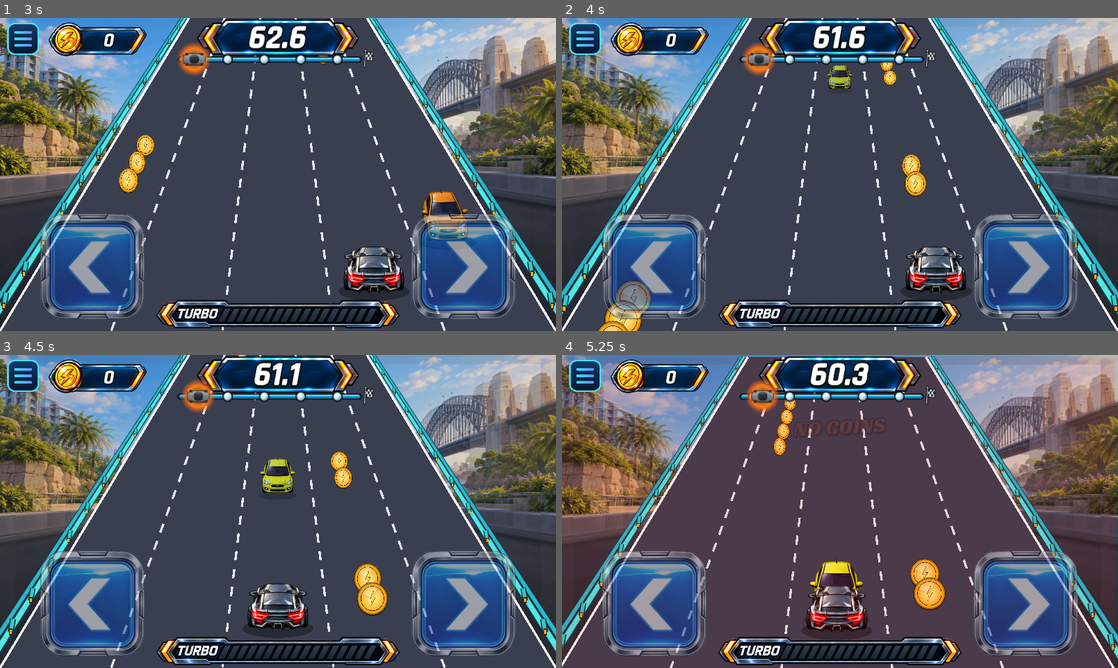
Above: before the commit, frames 1-4 (two rows, left to right).
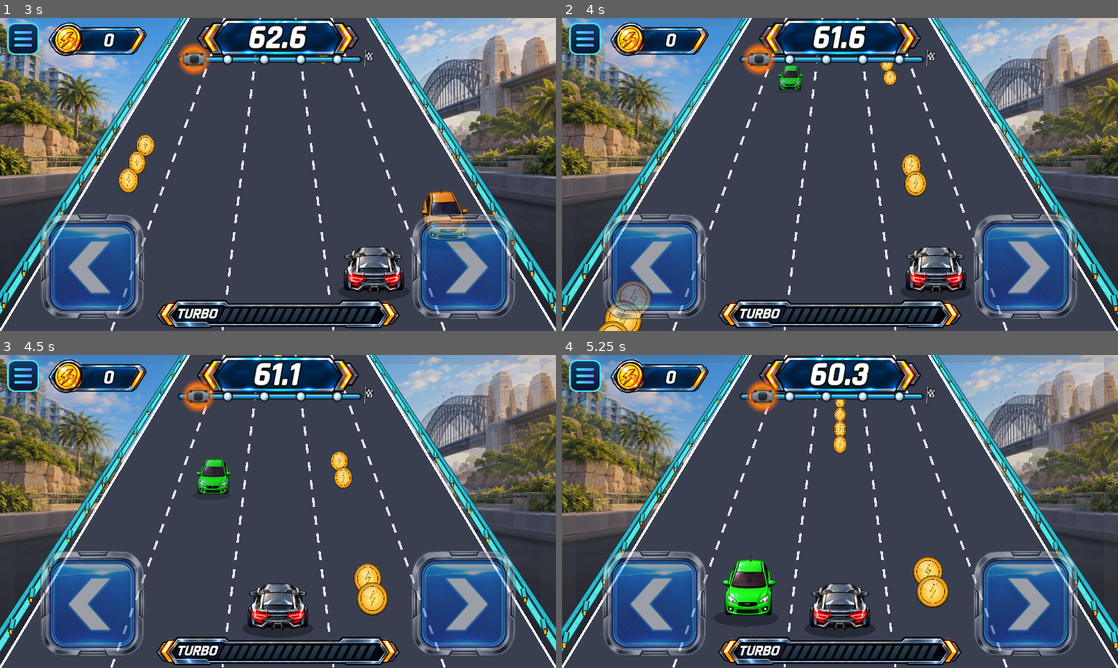
Above: after the commit, the same moments.

Repository: kjs8806/swerve
Game: Godot game, scene res://scenes/Main.tscn
Same seed, same stepped clock (60 frames per second), same inputs: the game is played once before the commit and once after it. Sound files missing from this copy of the repository are replaced by a short silence.
Inputs:
- Up to frame 1 (3 s): click "START RACE" at 0.5 s; tap Enter at 1.25, 1.35, 2.3, 2.85 s; hold Right 1.28-2.03 s; tap Space at 1.52, 1.55, 1.82, 2.1, 2.27, 2.57 s; hold Left 2.03-2.78 s; hold Right from 2.78 s (still down)
- Up to frame 2 (4 s): keep holding Right; tap Space at 3.05, 3.77 s; tap Enter at 3.6 s
- Up to frame 3 (4.5 s): tap Space at 4.07, 4.35 s; release Right at 4.28 s; hold Left from 4.28 s (still down)
- Up to frame 4 (5.25 s): keep holding Left; tap Space at 4.52, 4.82 s; tap Enter at 5.1 s

Frame 1 is identical in both runs. In frame 2, 0.5% of the frame differs, in the area x 38-53%, y 14-23%; in frame 3, 1.1%; in frame 4, 24%, in the area x 0-100%, y 0-100%.

Commit message:
Add oil/ice patches, wind gusts, and EMP zones with counter parts
Oil and ice patches turn a lane change into a slowed slide for a beat
after crossing one; Grip Tires negates it entirely. Wind gusts
periodically shove the player toward a lane edge in open/bridge-themed
levels unless countered by swerving into the push, or negated outright
by Stabilizer. EMP zones disable and zero the turbo gauge for a few
seconds and block charging (including through invincibility, since
that's the one hazard meant to catch a turbo run); Faraday Coil cuts
the disable time by 70%.

Rolls out slick_chance starting at London, emp_chance starting at
Mumbai, and wind on Sydney and New York's bridge-themed backdrops,
ramping toward the Impossible level. Adds real art for all three
hazards; the three new part icons are procedural placeholders pending
an AI art regeneration once image quota resets.

Co-Authored-By: Claude Sonnet 5 <noreply@anthropic.com>
Claude-Session: https://claude.ai/code/session_01QqagUjceaYyhY4xqvSyKnT

Diff:
--- a/godot/levels/level_01_sydney.tres
+++ b/godot/levels/level_01_sydney.tres
@@ -24,3 +24,6 @@
 coin_interval_max = 1.25
 coin_run_min = 2
 coin_run_max = 4
+wind_enabled = true
+wind_gust_interval_min = 9.0
+wind_gust_interval_max = 13.0
--- a/godot/levels/level_04_london.tres
+++ b/godot/levels/level_04_london.tres
@@ -22,3 +22,4 @@
 coin_interval_max = 1.75
 coin_run_min = 1
 coin_run_max = 4
+slick_chance = 0.05
--- a/godot/levels/level_05_singapore.tres
+++ b/godot/levels/level_05_singapore.tres
@@ -22,3 +22,4 @@
 coin_interval_max = 1.9
 coin_run_min = 1
 coin_run_max = 3
+slick_chance = 0.07
--- a/godot/levels/level_06_new_york.tres
+++ b/godot/levels/level_06_new_york.tres
@@ -22,3 +22,7 @@
 coin_interval_max = 2.0
 coin_run_min = 1
 coin_run_max = 3
+slick_chance = 0.08
+wind_enabled = true
+wind_gust_interval_min = 6.0
+wind_gust_interval_max = 9.0
--- a/godot/levels/level_07_dubai.tres
+++ b/godot/levels/level_07_dubai.tres
@@ -22,3 +22,4 @@
 coin_interval_max = 2.1
 coin_run_min = 1
 coin_run_max = 3
+slick_chance = 0.10
--- a/godot/levels/level_08_mumbai.tres
+++ b/godot/levels/level_08_mumbai.tres
@@ -22,3 +22,5 @@
 coin_interval_max = 2.2
 coin_run_min = 1
 coin_run_max = 3
+slick_chance = 0.11
+emp_chance = 0.04
--- a/godot/levels/level_09_hong_kong.tres
+++ b/godot/levels/level_09_hong_kong.tres
@@ -22,3 +22,5 @@
 coin_interval_max = 2.3
 coin_run_min = 1
 coin_run_max = 3
+slick_chance = 0.12
+emp_chance = 0.05
--- a/godot/levels/level_10_tokyo.tres
+++ b/godot/levels/level_10_tokyo.tres
@@ -22,3 +22,5 @@
 coin_interval_max = 2.4
 coin_run_min = 1
 coin_run_max = 2
+slick_chance = 0.13
+emp_chance = 0.06
--- a/godot/levels/level_11_impossible.tres
+++ b/godot/levels/level_11_impossible.tres
@@ -28,3 +28,5 @@
 coin_run_max = 1
 fog_density = 1.0
 fog_color = Color(0.38, 0.3, 0.5, 1.0)
+slick_chance = 0.15
+emp_chance = 0.08
--- a/godot/scripts/LevelConfig.gd
+++ b/godot/scripts/LevelConfig.gd
@@ -33,6 +33,21 @@
 @export_range(0.0, 1.0) var fog_density: float = 0.0
 @export var fog_color: Color = Color(0.55, 0.58, 0.66)
 
+@export_group("Slick & EMP hazards")
+# Independent spawn odds, rolled alongside hazard_chance - kept low since
+# each one is a distinct control/economy disruption on top of the normal
+# hazard/traffic mix, not a replacement for it. 0 disables that hazard type.
+@export_range(0.0, 1.0) var slick_chance: float = 0.0
+@export_range(0.0, 1.0) var emp_chance: float = 0.0
+
+@export_group("Wind")
+# Periodic sideways gusts on open/bridge-themed levels - a countered gust
+# (swerving away from the push) or the Stabilizer part prevents the forced
+# lane shift; an uncountered one shoves the player one lane over.
+@export var wind_enabled: bool = false
+@export var wind_gust_interval_min: float = 6.0
+@export var wind_gust_interval_max: float = 10.0
+
 
 func difficulty_at(elapsed: float) -> float:
 	return clampf(elapsed / maxf(obstacle_ramp_seconds, 0.1), 0.0, 1.0)
--- a/godot/scripts/PartCatalog.gd
+++ b/godot/scripts/PartCatalog.gd
@@ -25,6 +25,9 @@
 	{"id":"nightvision_visor", "name":"NightVision Visor", "price":110, "rarity":"TUNED", "ability":"nightvision", "description":"Cuts fog and rain obstruction in half.", "icon_path":"res://assets/hud/parts/nightvision-visor.png"},
 	{"id":"slipstream_coil", "name":"Slipstream Coil", "price":120, "rarity":"TUNED", "ability":"near_miss_charge", "description":"Near misses fill 25% turbo instead of 20%.", "icon_path":"res://assets/hud/parts/slipstream-coil.png"},
 	{"id":"impact_reserve", "name":"Impact Reserve", "price":140, "rarity":"PROTOTYPE", "ability":"turbo_retention", "description":"Keeps half of your turbo charge when a collision breaks the combo.", "icon_path":"res://assets/hud/parts/impact-reserve.png"},
+	{"id":"grip_tires", "name":"Grip Tires", "price":85, "rarity":"STANDARD", "ability":"grip_tires", "description":"Ignores oil and ice patches entirely.", "icon_path":"res://assets/hud/parts/grip-tires.png"},
+	{"id":"stabilizer", "name":"Stabilizer", "price":115, "rarity":"TUNED", "ability":"stabilizer", "description":"Wind gusts never force you off your line.", "icon_path":"res://assets/hud/parts/stabilizer.png"},
+	{"id":"faraday_coil", "name":"Faraday Coil", "price":135, "rarity":"PROTOTYPE", "ability":"faraday_coil", "description":"Cuts EMP disable time by 70%.", "icon_path":"res://assets/hud/parts/faraday-coil.png"},
 ]
 
 
--- a/godot/scripts/Race.gd
+++ b/godot/scripts/Race.gd
@@ -124,6 +124,31 @@
 const FOG_MAX_COVERAGE := 0.66
 const FOG_FEATHER := 0.10
 const FOG_MAX_ALPHA := 0.98
+
+# Slick patches (oil/ice) are their own obstacle kind, not a HAZARD_TEXTURES
+# variant - crossing one is a control debuff (a slowed "slide" lane change),
+# never a coin-loss collision, so it needs its own resolution branch.
+const SLICK_SLIDE_DURATION := 1.6
+const SLICK_SLIDE_LANE_MULT := 2.6
+const SLICK_DRAW_SCALES: Array[float] = [0.30, 0.30]
+const SLICK_TEXTURES := [
+	preload("res://assets/obstacles/oil-slick-hd.png"),
+	preload("res://assets/obstacles/ice-patch-hd.png"),
+]
+
+# EMP zones knock the turbo gauge fully offline (deactivating turbo if it was
+# running, zeroing the gauge, and blocking all charging) for their duration -
+# a harsher, more targeted disruption than a normal hazard's speed penalty.
+const EMP_DURATION := 3.5
+const EMP_DRAW_SCALE := 0.30
+const TEX_EMP_ZONE := preload("res://assets/obstacles/emp-zone-hd.png")
+
+# Wind gusts are a periodic sideways push rather than a lane-based obstacle:
+# swerving away from the push direction at any point during a gust counters
+# it; otherwise it shoves the player one lane over when it ends. The visual
+# sway is purely cosmetic feedback for how close the gust is to landing.
+const WIND_GUST_DURATION := 2.6
+const WIND_SWAY_MAX := 0.34
 
 enum State { READY, PLAYING, PAUSED, WIN, LOSE }
 
@@ -161,6 +186,13 @@
 var phantom_differential_used := false
 var clean_lane_changes := 0
 var collected_coin_count := 0
+var slide_t: float = 0.0
+var emp_t: float = 0.0
+var wind_timer: float = 0.0
+var wind_active: bool = false
+var wind_direction: float = 1.0
+var wind_gust_t: float = 0.0
+var wind_countered: bool = false
 
 var elapsed_t: float = 0.0
 var lane_change_lock_until: int = 0
@@ -546,6 +578,12 @@
 	phantom_differential_used = false
 	clean_lane_changes = 0
 	collected_coin_count = 0
+	slide_t = 0.0
+	emp_t = 0.0
+	wind_active = false
+	wind_gust_t = 0.0
+	wind_countered = false
+	wind_timer = randf_range(active_level.wind_gust_interval_min, active_level.wind_gust_interval_max) if active_level.wind_enabled else 0.0
 	overlay.visible = false
 	menu_actions.visible = false
 	overlay_button.visible = true
@@ -647,6 +685,31 @@
 	shake_t = maxf(shake_t, SHAKE_DURATION * 0.45)
 	popup_combo("TURBO HIT!", TURBO_IMPACT_SPARK_COLOR)
 	_audio_call(&"collision", [obstacle["kind"] == "hazard"])
+
+
+# A pure control debuff, not damage - no coin loss, no speed penalty, no
+# combo reset. Grip Tires makes it a complete non-event (still worth calling
+# out positively so the part visibly earns its keep).
+func _trigger_slick_slide(impact_pos: Vector2, impact_scale: float) -> void:
+	_spawn_spark(impact_pos, impact_scale, NEAR_MISS_FX_DURATION, Color(0.55, 0.8, 1.0))
+	if _has_part("grip_tires"):
+		popup_combo("GRIP!", Color(0.4, 1.0, 0.6))
+		return
+	slide_t = SLICK_SLIDE_DURATION
+	popup_combo("SLICK!", Color(0.55, 0.8, 1.0))
+	_audio_call(&"collision", [true])
+
+
+# Knocks turbo fully offline - deactivates it if running, drains the gauge,
+# and blocks all charging for the duration - rather than a speed/coin hit.
+# Faraday Coil cuts the disable window down instead of negating it outright.
+func _trigger_emp(impact_pos: Vector2, impact_scale: float) -> void:
+	_spawn_spark(impact_pos, impact_scale, NEAR_MISS_FX_DURATION, Color(0.4, 0.75, 1.0))
+	_deactivate_turbo()
+	turbo_gauge = 0.0
+	emp_t = EMP_DURATION * (0.3 if _has_part("faraday_coil") else 1.0)
+	popup_combo("EMP HIT!", Color(0.4, 0.75, 1.0))
+	_audio_call(&"collision", [true])
 
 
 func popup_combo(text: String, color: Color) -> void:
@@ -702,6 +765,9 @@
 	if now < lane_change_lock_until:
 		return
 	lane_change_lock_until = now + (75 if _has_part("vector_wheel") else 90)
+	if wind_active and not wind_countered and dir == -wind_direction:
+		wind_countered = true
+		popup_combo("HELD STEADY!", Color(0.55, 0.85, 1.0))
 	var target: int = clampi(player_lane + dir, 0, LANES - 1)
 	if target == player_lane:
 		return
@@ -784,17 +850,36 @@
 	for lane in free_lanes:
 		if spawned.size() >= count:
 			break
-		var is_hazard := randf() < active_level.hazard_chance_at(time)
+		var kind_and_variant := _roll_obstacle_kind()
 		var candidate := {
 			"lane": lane, "p": 0.0, "resolved": false,
 			"dodged": false, "was_near": false,
-			"kind": "hazard" if is_hazard else "traffic",
-			"variant": randi() % (HAZARD_TEXTURES.size() if is_hazard else TRAFFIC_ANGLE_SHEETS.size()),
+			"kind": kind_and_variant["kind"], "variant": kind_and_variant["variant"],
 		}
 		if _obstacle_path_is_clear(candidate, spawned):
 			spawned.append(candidate)
 
 	obstacles.append_array(spawned)
+
+
+# EMP and slick each get their own independent roll on top of the normal
+# hazard/traffic split, so they read as occasional disruptions layered onto
+# the base mix rather than replacing it. Order (emp, slick, hazard, traffic)
+# just partitions one random roll into four bands.
+func _roll_obstacle_kind() -> Dictionary:
+	var roll := randf()
+	var emp_p := active_level.emp_chance
+	var slick_p := active_level.slick_chance
+	var hazard_p := active_level.hazard_chance_at(time)
+	if roll < emp_p:
+		return {"kind": "emp", "variant": 0}
+	roll -= emp_p
+	if roll < slick_p:
+		return {"kind": "slick", "variant": randi() % SLICK_TEXTURES.size()}
+	roll -= slick_p
+	if roll < hazard_p:
+		return {"kind": "hazard", "variant": randi() % HAZARD_TEXTURES.size()}
+	return {"kind": "traffic", "variant": randi() % TRAFFIC_ANGLE_SHEETS.size()}
 
 
 func _obstacle_path_is_clear(candidate: Dictionary, same_wave: Array) -> bool:
@@ -824,6 +909,11 @@
 	if obstacle["kind"] == "hazard":
 		var variant: int = int(obstacle["variant"])
 		rendered_size = HAZARD_TEXTURES[variant].get_size() * scale_at(p) * HAZARD_DRAW_SCALES[variant]
+	elif obstacle["kind"] == "slick":
+		var variant: int = int(obstacle["variant"])
+		rendered_size = SLICK_TEXTURES[variant].get_size() * scale_at(p) * SLICK_DRAW_SCALES[variant]
+	elif obstacle["kind"] == "emp":
+		rendered_size = TEX_EMP_ZONE.get_size() * scale_at(p) * EMP_DRAW_SCALE
 	else:
 		var sheet: Texture2D = TRAFFIC_ANGLE_SHEETS[int(obstacle["variant"])]
 		rendered_size = Vector2(sheet.get_width() / float(VEHICLE_ANGLE_FRAME_COUNT), sheet.get_height()) * scale_at(p) * HD_VEHICLE_SCALE
@@ -879,6 +969,52 @@
 	_audio_call(&"set_turbo", [false])
 
 
+# ---------- Wind ----------
+# A gust either gets countered (the player swerves away from the push
+# direction at any point while it's active - see try_swerve) or, if it
+# expires uncountered, shoves the player one lane toward the push. The
+# Stabilizer part treats every gust as already countered.
+func _update_wind(dt: float) -> void:
+	if wind_active:
+		wind_gust_t = maxf(0.0, wind_gust_t - dt)
+		if wind_gust_t <= 0.0:
+			_resolve_wind_gust()
+		return
+	wind_timer -= dt
+	if wind_timer <= 0.0:
+		wind_active = true
+		wind_countered = false
+		wind_gust_t = WIND_GUST_DURATION
+		wind_direction = -1.0 if randi() % 2 == 0 else 1.0
+		popup_combo("WIND GUST!", Color(0.6, 0.85, 1.0))
+		_audio_call(&"wind_gust")
+
+
+func _resolve_wind_gust() -> void:
+	wind_active = false
+	wind_timer = randf_range(active_level.wind_gust_interval_min, active_level.wind_gust_interval_max)
+	if wind_countered or _has_part("stabilizer"):
+		return
+	var target: int = clampi(player_lane + int(wind_direction), 0, LANES - 1)
+	if target != player_lane:
+		lane_anim_from = player_lane_visual
+		player_lane = target
+		lane_anim_t = 0.0
+		popup_combo("GUST PUSHED YOU!", Color(1.0, 0.7, 0.3))
+		_audio_call(&"lane_changed")
+
+
+# Purely cosmetic - grows toward the push direction as the gust nears
+# resolution, giving a visual read on how close it is to shoving the player
+# over, but never touches player_lane_visual itself (collision math and the
+# lane-change animation both stay untouched).
+func _wind_sway() -> float:
+	if _has_part("stabilizer") or not wind_active or wind_countered:
+		return 0.0
+	var progress: float = 1.0 - wind_gust_t / WIND_GUST_DURATION
+	return wind_direction * WIND_SWAY_MAX * progress
+
+
 # ---------- Update ----------
 func _process(delta: float) -> void:
 	elapsed_t += delta
@@ -895,6 +1031,8 @@
 
 	if lane_anim_t < 1.0:
 		var lane_time := LANE_CHANGE_TIME * (0.82 if _has_part("vector_wheel") else 1.0)
+		if slide_t > 0.0 and not _has_part("grip_tires"):
+			lane_time *= SLICK_SLIDE_LANE_MULT
 		lane_anim_t = clampf(lane_anim_t + dt / lane_time, 0.0, 1.0)
 		player_lane_visual = lerp(lane_anim_from, float(player_lane), lane_anim_t)
 
@@ -902,12 +1040,19 @@
 		penalty_t = maxf(0.0, penalty_t - dt)
 	if boost_t > 0.0:
 		boost_t = maxf(0.0, boost_t - dt)
+	if slide_t > 0.0:
+		slide_t = maxf(0.0, slide_t - dt)
+	if emp_t > 0.0:
+		emp_t = maxf(0.0, emp_t - dt)
 
 	if is_turbo:
 		var drain := TURBO_DRAIN_PER_SEC / (1.35 if _has_part("turbo_dynamo") else 1.0)
 		turbo_gauge = maxf(0.0, turbo_gauge - drain * dt)
 		if turbo_gauge <= 0.0:
 			_deactivate_turbo()
+
+	if active_level.wind_enabled:
+		_update_wind(dt)
 
 	var speed := current_speed()
 	distance += speed * dt
@@ -929,7 +1074,20 @@
 			o["was_near"] = true
 
 		if o["p"] >= COLLIDE_AT and o["lane"] == player_lane:
-			if invincible:
+			if o["kind"] == "slick" or o["kind"] == "emp":
+				o["resolved"] = true
+				# Slick patches are a non-event under turbo (matching how
+				# invincible bypasses every other hazard), but EMP's entire
+				# purpose is to counter turbo/invincibility, so it has to be
+				# able to land regardless - otherwise the "anti-turbo"
+				# hazard could never actually catch a player using turbo.
+				if o["kind"] == "emp" or not invincible:
+					var effect_pos := Vector2(lane_x(o["lane"], o["p"]), row_y(o["p"]))
+					if o["kind"] == "slick":
+						_trigger_slick_slide(effect_pos, scale_at(o["p"]))
+					else:
+						_trigger_emp(effect_pos, scale_at(o["p"]))
+			elif invincible:
 				_launch_obstacle(o)
 			elif _has_part("phantom_differential") and not phantom_differential_used:
 				o["resolved"] = true
@@ -962,7 +1120,7 @@
 				popup_combo(callout["text"], Color(1.0, 0.78, 0.05))
 				_play_combo_badge_fx()
 				_audio_call(&"combo_increased", [combo])
-				if not is_turbo:
+				if not is_turbo and emp_t <= 0.0:
 					var charge_gain := ENHANCED_NEAR_MISS_TURBO_GAIN if _has_part("slipstream_coil") else NEAR_MISS_TURBO_GAIN
 					turbo_gauge = minf(TURBO_GAUGE_MAX, turbo_gauge + charge_gain)
 					if turbo_gauge >= TURBO_GAUGE_MAX:
@@ -1158,16 +1316,17 @@
 		var finish_p: float = 1.0 - remaining / FINISH_REVEAL_RANGE
 		draw_items.append({"p": finish_p, "cb": func(): _draw_finish_tape(finish_p)})
 
-	var px := lane_x(player_lane_visual, 1.0)
+	var visual_lane := player_lane_visual + _wind_sway()
+	var px := lane_x(visual_lane, 1.0)
 	var py := player_row_y()
 	var p_scale := scale_at(1.0) * 1.05
-	var player_rotation: float = _lane_visual_rotation(player_lane_visual, 1.0)
+	var player_rotation: float = _lane_visual_rotation(visual_lane, 1.0)
 	var turbo_now := is_turbo
 	var t_now := elapsed_t
 	draw_items.append({"p": 1.001, "cb": func():
 		if turbo_now:
 			_draw_flame_trail(Vector2(px, py), p_scale, t_now, player_rotation)
-		_draw_angle_sprite_on_road(TEX_PLAYER_ANGLE_SHEET, _angle_frame_for_lane(player_lane_visual), Vector2(px, py), p_scale * HD_VEHICLE_SCALE, 1.0, 0.34)
+		_draw_angle_sprite_on_road(TEX_PLAYER_ANGLE_SHEET, _angle_frame_for_lane(visual_lane), Vector2(px, py), p_scale * HD_VEHICLE_SCALE, 1.0, 0.34)
 	})
 
 	draw_items.sort_custom(func(a, b): return a["p"] < b["p"])
@@ -1197,6 +1356,8 @@
 		draw_rect(Rect2(Vector2.ZERO, sz), Color(1.0, 0.549, 0.078, 0.08 + pulse * 0.05))
 		draw_texture_rect(vignette_tex, Rect2(Vector2.ZERO, sz), false, Color(1, 1, 1, 0.35 + pulse * 0.25))
 	_draw_rain_overlay(sz)
+	if wind_active:
+		_draw_wind_overlay(sz)
 
 
 func _draw_rain_overlay(size: Vector2) -> void:
@@ -1238,6 +1399,39 @@
 			var x := fmod(fi * 173.3, size.x * 0.86) + size.x * 0.07
 			var y := fmod(fi * 91.7 + elapsed_t * (8.0 + fi), size.y * 0.78) + size.y * 0.06
 			draw_circle(Vector2(x, y), radius, Color(0.82, 0.91, 1.0, 0.10 * intensity), false, 0.8, true)
+
+
+# Horizontal streaks flowing in the push direction, plus a directional arrow
+# that both grow bolder as the gust nears resolution - a visual countdown to
+# "counter now or get shoved," independent of the car's own cosmetic sway.
+func _draw_wind_overlay(size: Vector2) -> void:
+	var progress: float = 1.0 - wind_gust_t / WIND_GUST_DURATION
+	var intensity: float = lerpf(0.25, 1.0, progress)
+	var dir := wind_direction
+	var wind_color := Color(0.75, 0.9, 1.0)
+
+	for i in range(26):
+		var fi := float(i)
+		var depth := 0.15 + fmod(fi * 0.61803398875, 1.0) * 0.85
+		var y_seed := fmod(fi * 0.754877666, 1.0)
+		var speed := lerpf(260.0, 760.0, depth) * dir
+		var length := lerpf(30.0, 90.0, depth)
+		var y := y_seed * size.y * 0.85 + size.y * 0.08
+		var travel_x := fmod(elapsed_t * speed + fi * 137.0, size.x + length * 2.0) - length
+		if dir < 0.0:
+			travel_x = size.x - travel_x
+		var alpha := lerpf(0.04, 0.22, depth) * intensity
+		var end := Vector2(travel_x + length * dir, y)
+		draw_line(Vector2(travel_x, y), end, Color(wind_color, alpha), lerpf(1.0, 2.4, depth), true)
+
+	var arrow_alpha := lerpf(0.3, 0.95, progress)
+	var cx := size.x * 0.5
+	var ay := size.y * 0.10
+	var arrow_w := 46.0
+	var tip := Vector2(cx + dir * arrow_w * 0.5, ay)
+	var tail_a := Vector2(cx - dir * arrow_w * 0.5, ay - 14.0)
+	var tail_b := Vector2(cx - dir * arrow_w * 0.5, ay + 14.0)
+	draw_colored_polygon(PackedVector2Array([tip, tail_a, tail_b]), Color(wind_color, arrow_alpha))
 
 
 func _draw_coin_item(coin: Dictionary) -> void:
@@ -1420,6 +1614,13 @@
 		var flatness: float = lerpf(0.58, 0.92, depth) if variant == 0 else lerpf(0.88, 1.0, depth)
 		var shadow: float = 0.0 if launched or variant == 0 else 0.25
 		_draw_sprite_on_road(HAZARD_TEXTURES[variant], pos, visual_scale * HAZARD_DRAW_SCALES[variant], p, rotation, shadow, flatness, tint)
+	elif obstacle["kind"] == "slick":
+		var variant: int = int(obstacle["variant"])
+		var flatness: float = lerpf(0.58, 0.92, depth)
+		_draw_sprite_on_road(SLICK_TEXTURES[variant], pos, visual_scale * SLICK_DRAW_SCALES[variant], p, rotation, 0.0, flatness, tint)
+	elif obstacle["kind"] == "emp":
+		var flatness: float = lerpf(0.65, 0.95, depth)
+		_draw_sprite_on_road(TEX_EMP_ZONE, pos, visual_scale * EMP_DRAW_SCALE, p, rotation, 0.18, flatness, tint)
 	else:
 		var car_flatness: float = lerpf(0.88, 1.0, depth)
 		_draw_angle_sprite_on_road(TRAFFIC_ANGLE_SHEETS[obstacle["variant"]], _angle_frame_for_lane(lane), pos, visual_scale * HD_VEHICLE_SCALE, p, 0.0 if launched else 0.32, car_flatness, rotation if launched else 0.0, tint)
--- a/godot/tools/validate_parts_shop.gd
+++ b/godot/tools/validate_parts_shop.gd
@@ -14,7 +14,7 @@
 	# via isolated repro; normal gameplay never hits this because the engine
 	# warms it up before instantiating the real project's main scene.
 	LevelConfig.new()
-	_expect(PartCatalog.PARTS.size() == 17, "Expected seventeen parts")
+	_expect(PartCatalog.PARTS.size() == 20, "Expected twenty parts")
 	var ids: Array[String] = []
 	for part in PartCatalog.PARTS:
 		_expect(not ids.has(part["id"]), "Duplicate part ID: %s" % part["id"])
@@ -31,11 +31,12 @@
 	for part_id in next_offers:
 		_expect(part_id not in offers, "Refresh repeated an already shown item")
 	var almost_all := ids.duplicate()
-	almost_all.resize(16)
+	almost_all.resize(19)
 	_expect(PartCatalog.roll_offers(almost_all, 99).size() == 1, "Owned parts were not excluded")
 	_expect(float(PartCatalog.get_part("turbo_dynamo")["description"].find("35%")) >= 0, "Turbo Dynamo must extend duration by 35%")
 	_expect(float(PartCatalog.get_part("slipstream_coil")["description"].find("25%")) >= 0, "Slipstream Coil must advertise 25% near-miss charge")
 	_expect(float(PartCatalog.get_part("impact_reserve")["description"].find("half")) >= 0, "Impact Reserve must advertise half-charge retention")
+	_expect(float(PartCatalog.get_part("faraday_coil")["description"].find("70%")) >= 0, "Faraday Coil must advertise a 70% EMP disable cut")
 	await _validate_transactions()
 	if failures.is_empty():
 		print("PARTS SHOP VALIDATION PASSED: catalog, unseen offers, economy transactions, five-slot cap, persistence, pricing, and abilities.")
Binary file added: godot/assets/hud/parts/faraday-coil.png
Binary file added: godot/assets/hud/parts/grip-tires.png
Binary file added: godot/assets/hud/parts/stabilizer.png
Binary file added: godot/assets/obstacles/emp-zone-hd.png
Binary file added: godot/assets/obstacles/ice-patch-hd.png
Binary file added: godot/assets/obstacles/oil-slick-hd.png
